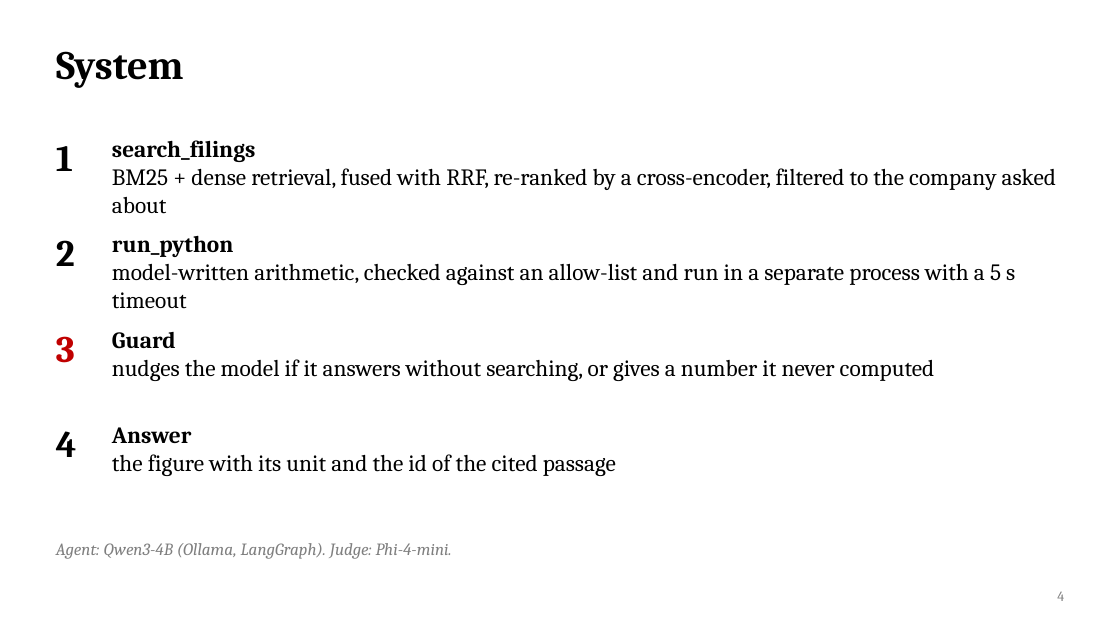
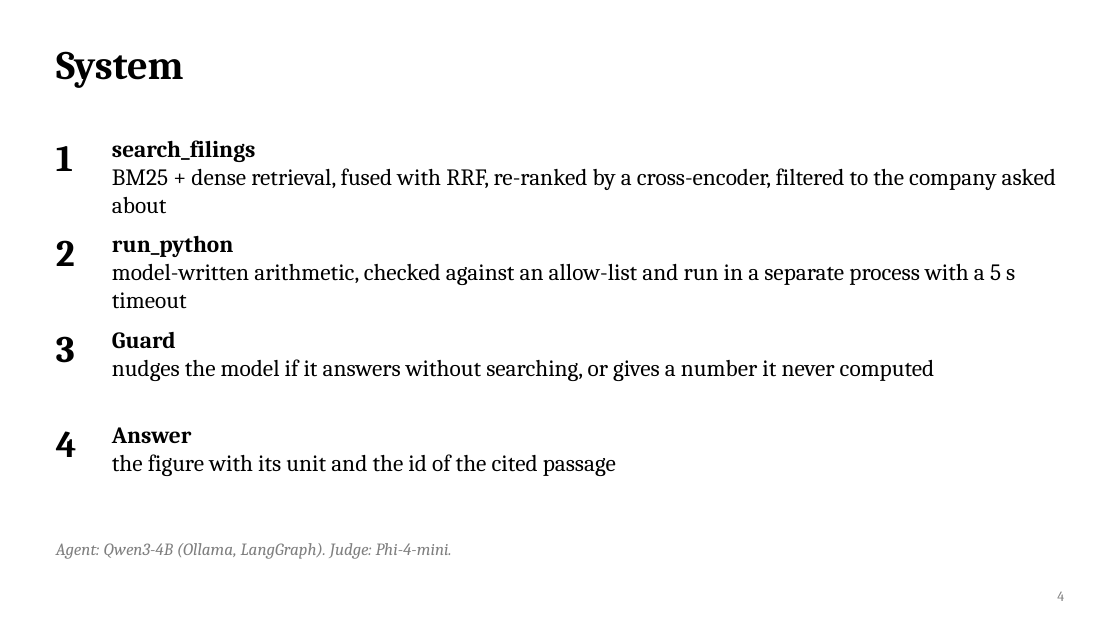
Before and after one commit to vyom-nikhra/p03_10k_analyst, a slide deck: slide 4 of slides/P03_Financial_10K_Analyst.pptx. Drawn at 1120x630 pixels with LibreOffice and Linux fonts; fonts in the diff are those of the drawing. Boxes give left, top, right and bottom in pixels: in the first picture for what was removed or moved away, otherwise in the second. Text is boxed around its words. In the diff, an @@ line names an element or a change of style, - is before the commit and + after.

```diff
--- a/slides/P03_Financial_10K_Analyst.pptx
+++ b/slides/P03_Financial_10K_Analyst.pptx
@@ text "3" at <box>56,336,75,363</box>: text colour #C00000 to #000000 @@
```
Also in this commit, not shown: 6 other slides changed, 2 other files.
